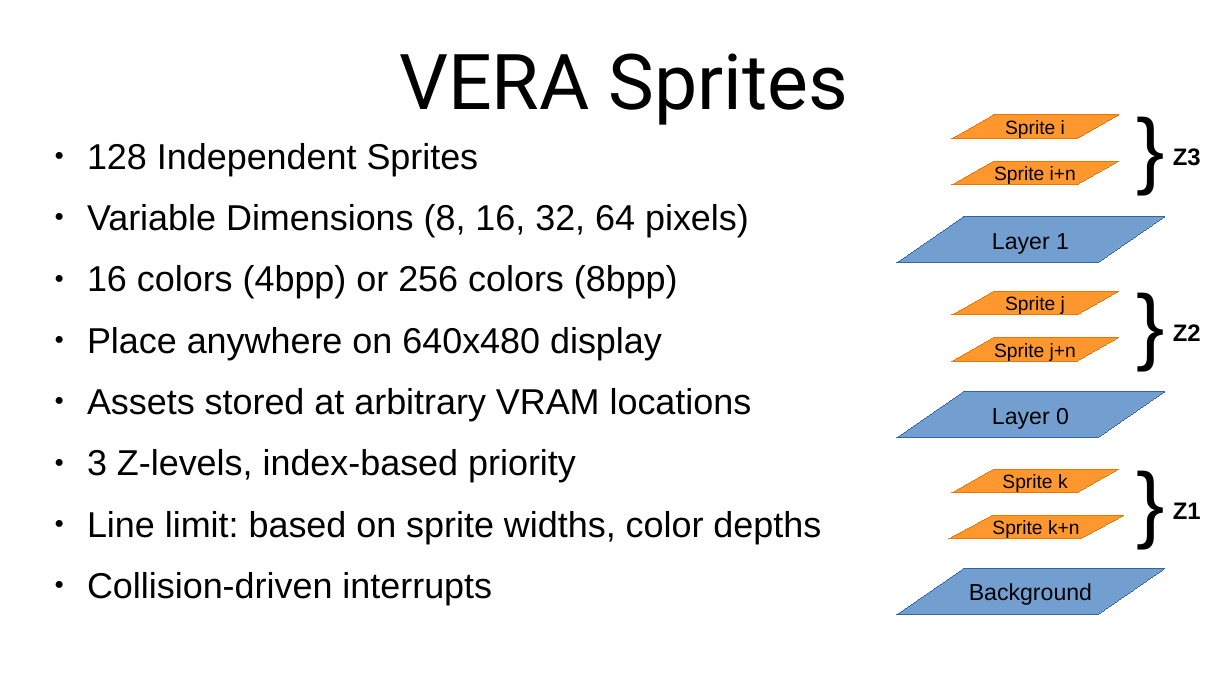
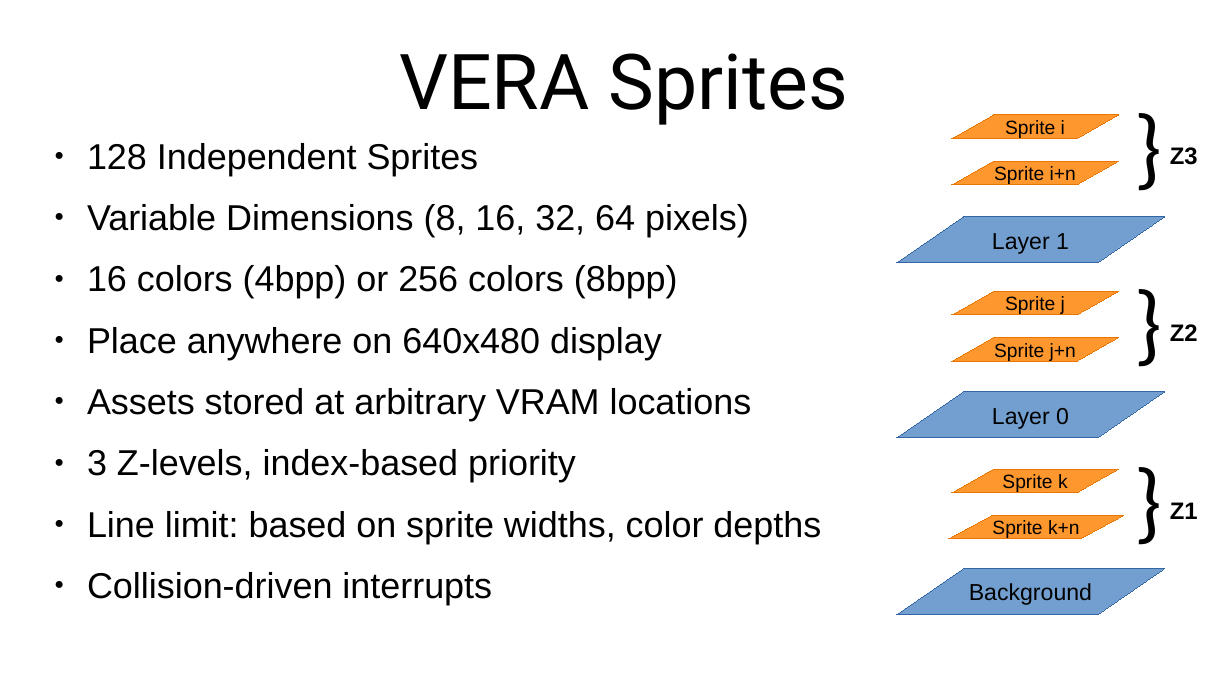
Before and after one commit to SlithyMatt/x16-assembly-tutorial, a slide deck: slide 2 of Lesson18/Lesson18.odp. Drawn at 1232x693 pixels with LibreOffice and Linux fonts; fonts in the diff are those of the drawing. Boxes give left, top, right and bottom in pixels: in the first picture for what was removed or moved away, otherwise in the second. Text is boxed around its words. In the diff, an @@ line names an element or a change of style, - is before the commit and + after.

```diff
--- a/Lesson18/Lesson18.odp
+++ b/Lesson18/Lesson18.odp
@@ font Arial to Lato in "}" in 3 elements at <box>1170,147,1198,165</box>, <box>1170,324,1198,341</box>, <box>1170,502,1198,519</box> @@
```
Also in this commit, not shown: 4 slides added, 2 slides removed, 2 other files.
